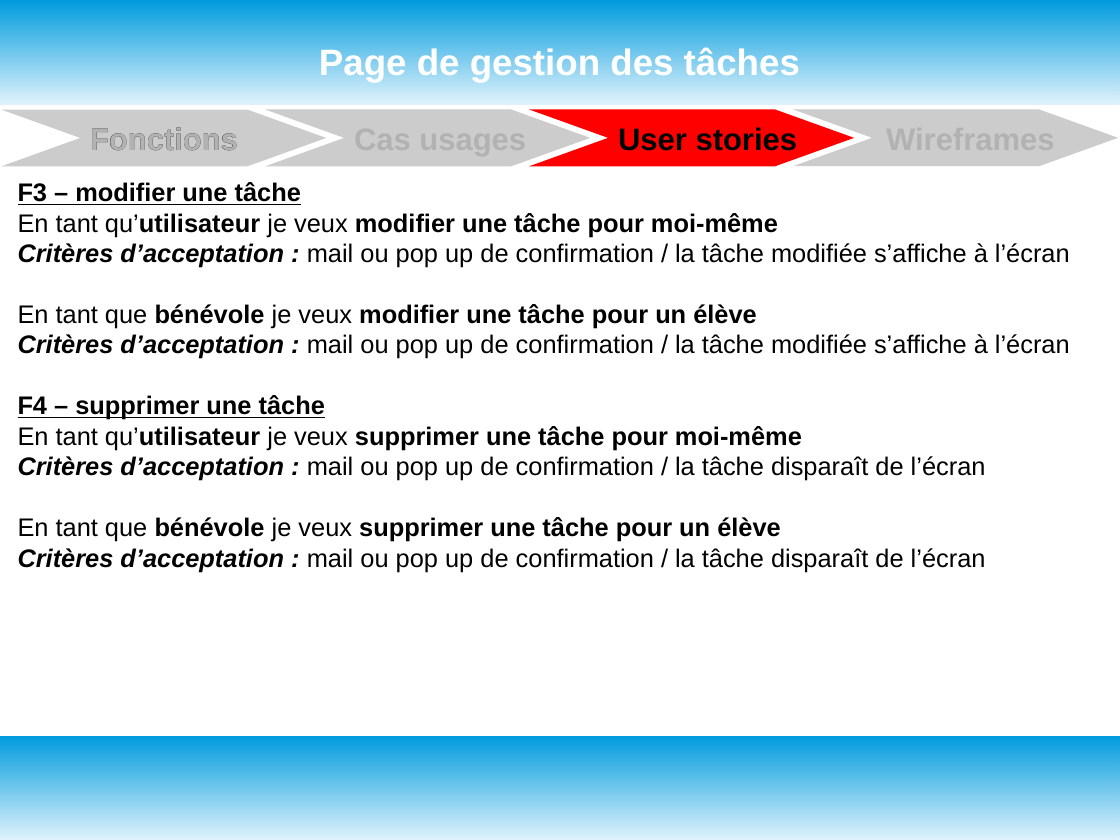
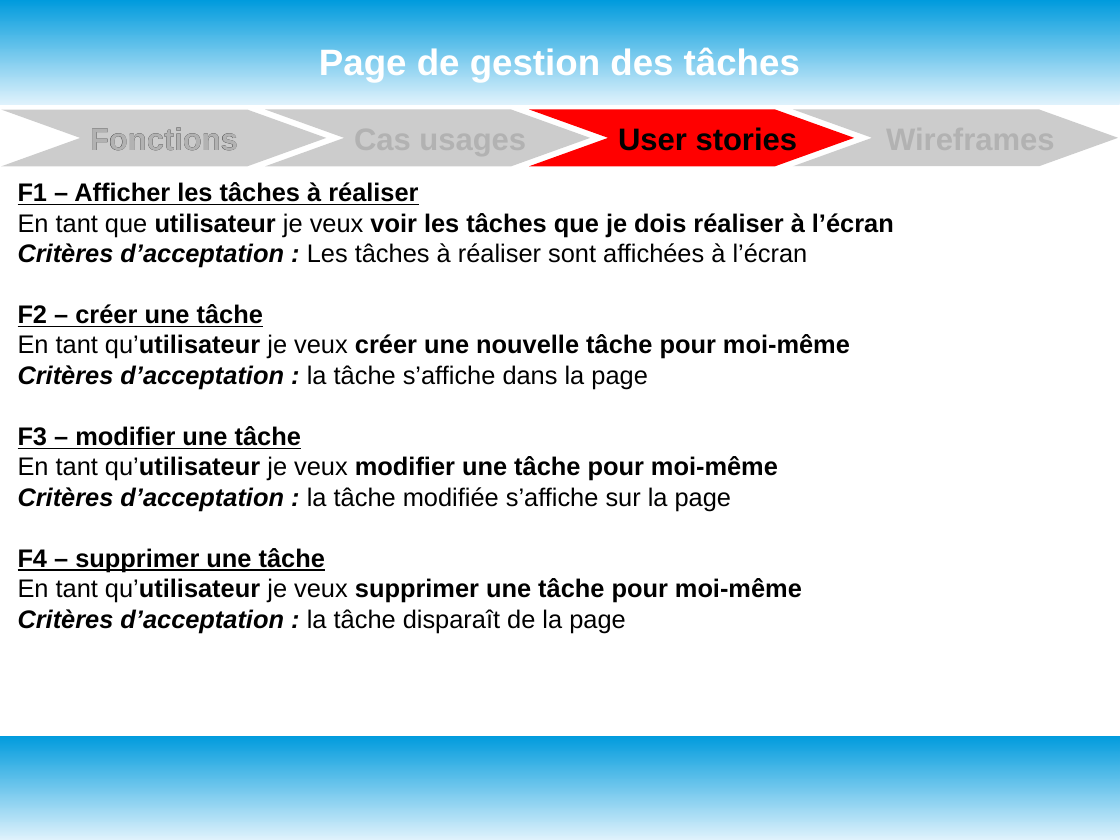
Before and after one commit to oliviersamin/P3_DesignezApplicationPythonAdapt-eBesoinsClient, a slide deck: slide 25 of P3_documentTravail.odp (slide 18 before the commit). Drawn at 1120x840 pixels with LibreOffice and Linux fonts; fonts in the diff are those of the drawing. Boxes give left, top, right and bottom in pixels: in the first picture for what was removed or moved away, otherwise in the second. Text is boxed around its words. In the diff, an @@ line names an element or a change of style, - is before the commit and + after.

Commit message:
Deuxième version des livrables après session mentorat. Use cases et user stories revues. Wireframes faits pour Desktop et Mobile. Pas encore de tableau Kanban. Fichiers Questions pour Julien

```diff
--- a/P3_documentTravail.odp
+++ b/P3_documentTravail.odp
@@ text at <box>18,182,894,389</box>: paragraphs added @@
+F1 – Afficher les tâches à réaliser
+En tant que utilisateur je veux voir les tâches que je dois réaliser à l’écran
+Critères d’acceptation : Les tâches à réaliser sont affichées à l’écran
+F2 – créer une tâche
+En tant qu’utilisateur je veux créer une nouvelle tâche pour moi-même
+Critères d’acceptation : la tâche s’affiche dans la page
@@ text at <box>18,487,731,511</box>: text changed @@
-Critères d’acceptation : mail ou pop up de confirmation / la tâche modifiée s’affiche à l’écran
-En tant que bénévole je veux modifier une tâche pour un élève
-Critères d’acceptation : mail ou pop up de confirmation / la tâche modifiée s’affiche à l’écran
+Critères d’acceptation : la tâche modifiée s’affiche sur la page
@@ text at <box>18,609,625,633</box>: text changed @@
-Critères d’acceptation : mail ou pop up de confirmation / la tâche disparaît de l’écran
-En tant que bénévole je veux supprimer une tâche pour un élève
-Critères d’acceptation : mail ou pop up de confirmation / la tâche disparaît de l’écran
+Critères d’acceptation : la tâche disparaît de la page
```
Also in this commit, not shown: 11 other slides changed, 4 slides added, 2 slides removed, 1 other file.
